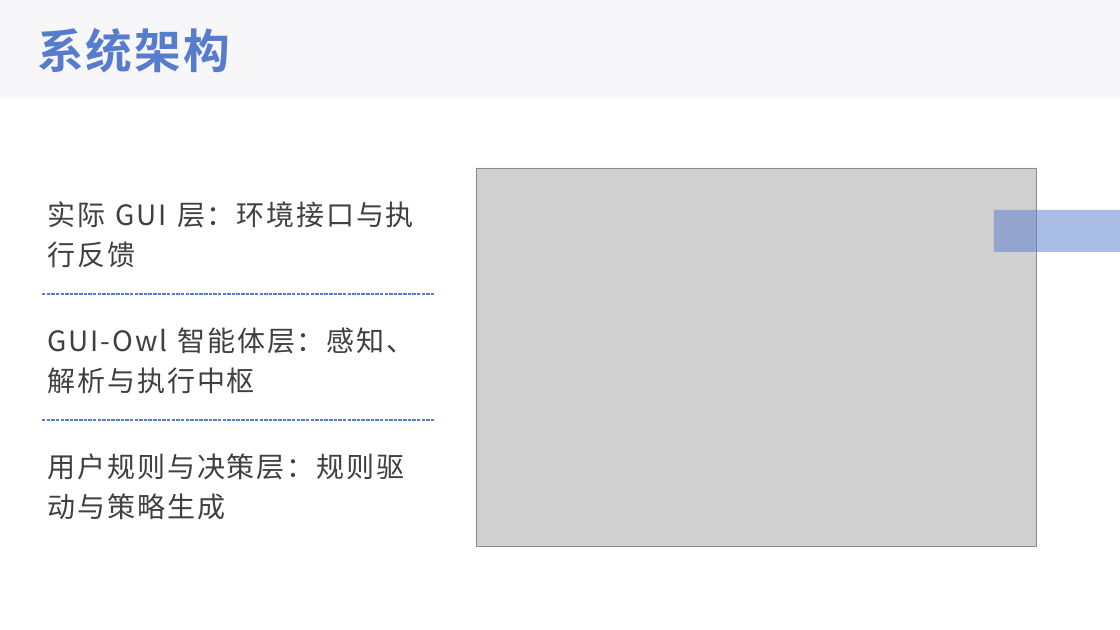
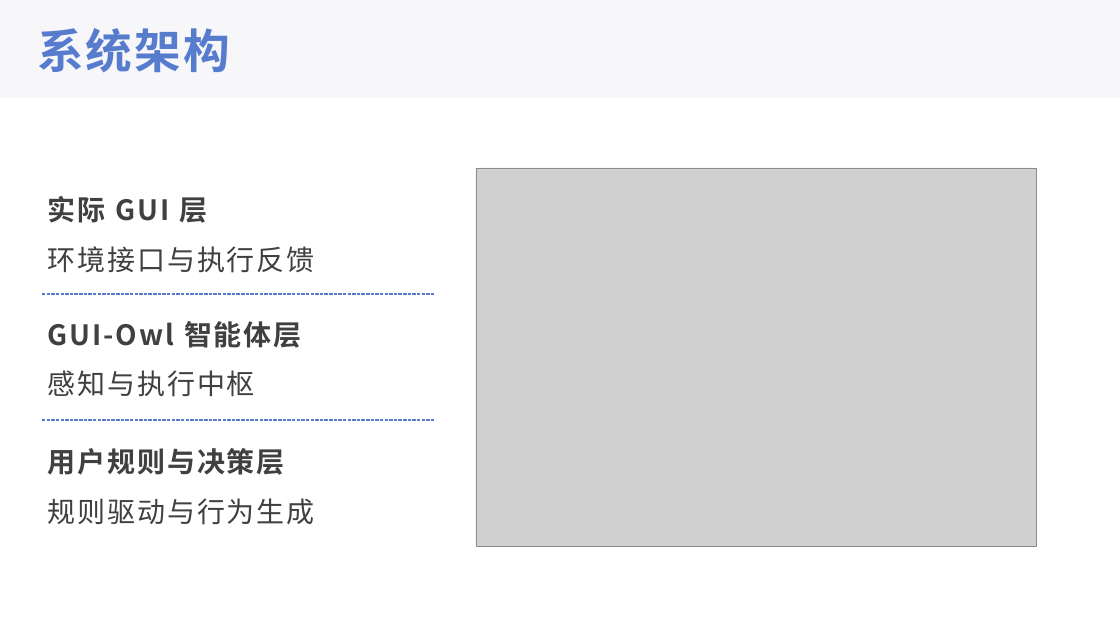
Before and after one commit to 221240008/2025_AI_projrct, a slide deck: slide 7 of 中期展示.pptx. Drawn at 1120x630 pixels with LibreOffice and Linux fonts; fonts in the diff are those of the drawing; grey boxes stand for pictures. Boxes give left, top, right and bottom in pixels: in the first picture for what was removed or moved away, otherwise in the second. Text is boxed around its words. In the diff, an @@ line names an element or a change of style, - is before the commit and + after.

```diff
--- a/中期展示.pptx
+++ b/中期展示.pptx
@@ text at bbox=[48, 196, 315, 273]: text changed @@
-实际 GUI 层：环境接口与执行反馈
+实际 GUI 层
+环境接口与执行反馈
@@ rectangle removed at bbox=[994, 210, 1120, 252] @@
@@ text at bbox=[48, 321, 302, 397]: text changed; bold on @@
-GUI-Owl 智能体层：感知、解析与执行中枢
+GUI-Owl 智能体层
+感知与执行中枢
@@ text at bbox=[48, 448, 315, 525]: text changed @@
-用户规则与决策层：规则驱动与策略生成
+用户规则与决策层
+规则驱动与行为生成
```
Also in this commit, not shown: 7 other slides changed, 1 other file.
